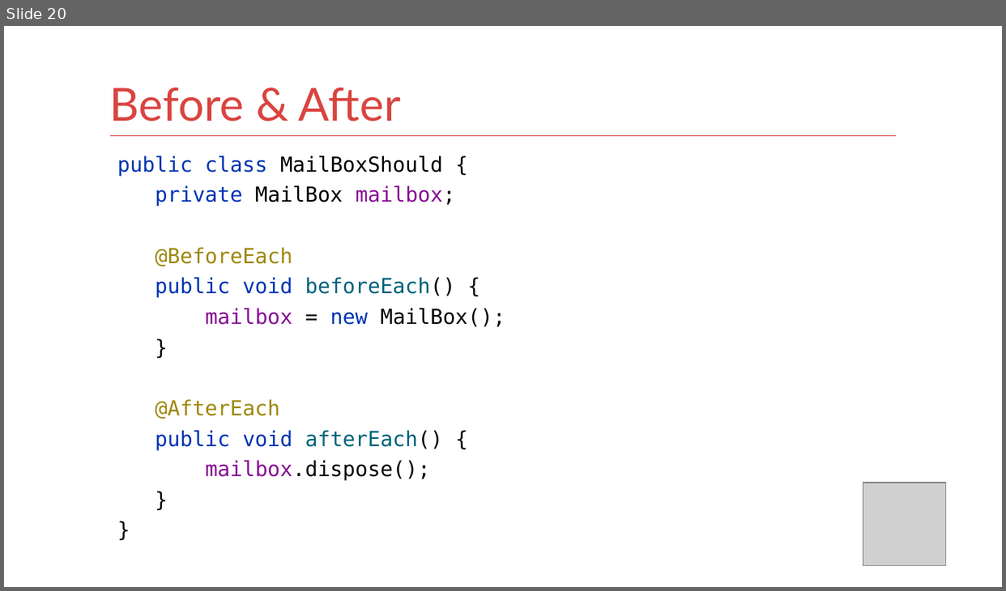
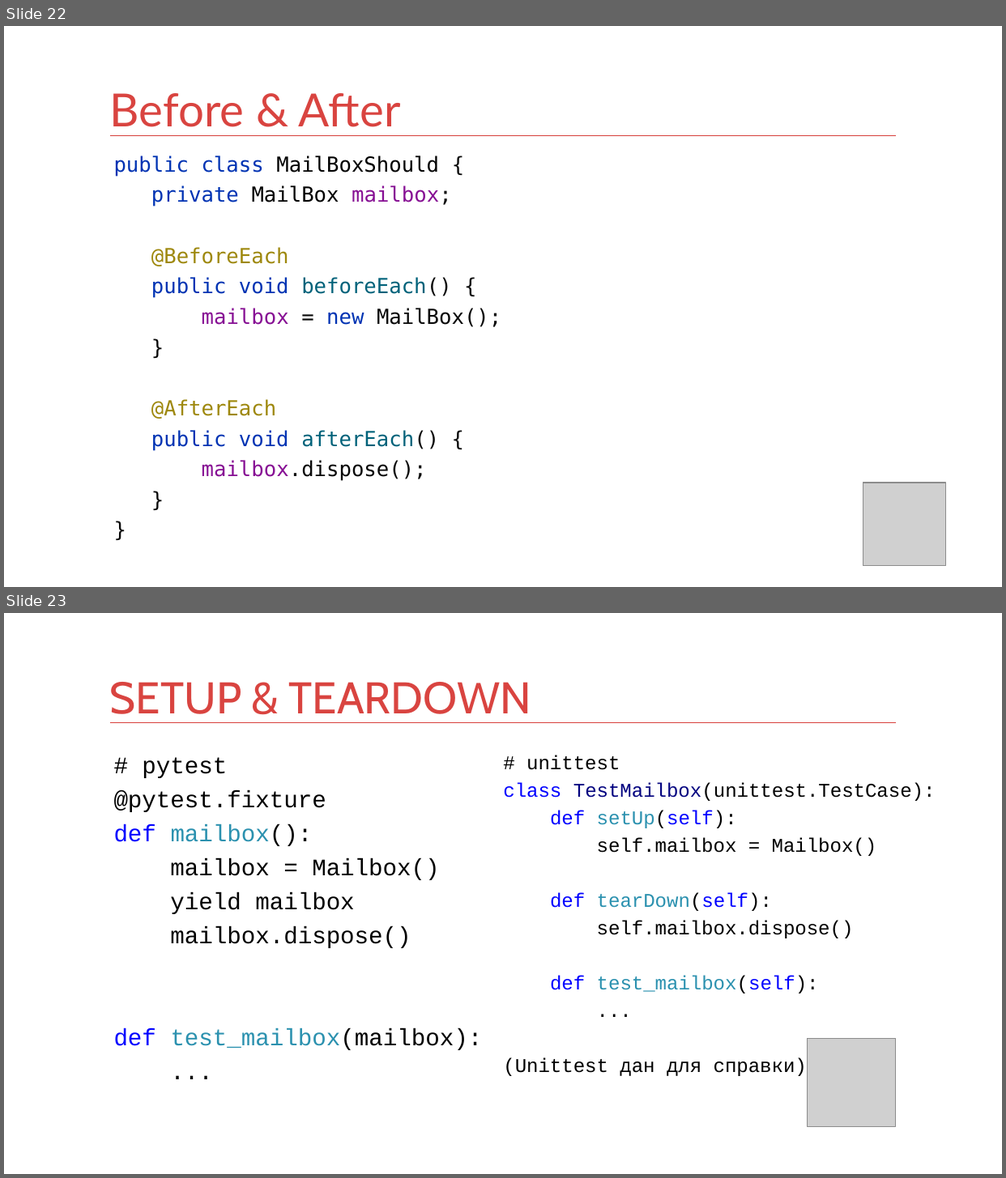
Before and after one commit to kontur-courses/testing, a slide deck: testing.pptx. Shown one above the other, each under a label of ours: slide 20 before the commit, slides 22 and 23 after it. The pictures are 1006x591 and 1006x1178 pixels, drawn with LibreOffice and Linux fonts; fonts in the diff are those of the drawing; grey boxes stand for pictures. Boxes give left, top, right and bottom in pixels: in the first picture for what was removed or moved away, otherwise in the second. Text is boxed around its words. In the diff, an @@ line names an element or a change of style, - is before the commit and + after.

```diff
--- a/testing.pptx
+++ b/testing.pptx
@@ slide 23 added at [4, 613, 1002, 1174], background #FFFFFF @@
@@ title added at [110, 682, 530, 723], 32 pt, text #D94440 @@
+SETUP & TEARDOWN
@@ line added from (110, 723) to (896, 723), #D83F3B 0.25 pt @@
@@ text added at [114, 757, 483, 1050], 17.1 pt, text #000000 @@
+# pytest
+@pytest.fixture
+def mailbox():
+mailbox = Mailbox()
+yield mailbox
+mailbox.dispose()
+def test_mailbox(mailbox):
+...
@@ text added at [503, 755, 936, 1076], 14 pt, text #000000 @@
+# unittest
+class TestMailbox(unittest.TestCase):
+def setUp(self):
+self.mailbox = Mailbox()
+def tearDown(self):
+self.mailbox.dispose()
+def test_mailbox(self):
+...
+(Unittest дан для справки)
@@ picture added at [808, 1038, 896, 1127] @@
@@ what was slide 20 is now slide 22 @@
@@ slide 22 changed as well @@
@@ title "Before & After": place and size @@
-title "Before & After" at [110, 88, 401, 122]
+title "Before & After" at [110, 93, 401, 127]
@@ text "public class MailBoxShould {" at [114, 156, 501, 481]: highlight #FFFFFF to none @@
```
Also in this commit, not shown: 27 other slides changed, 3 other slides added, 2 other files.
